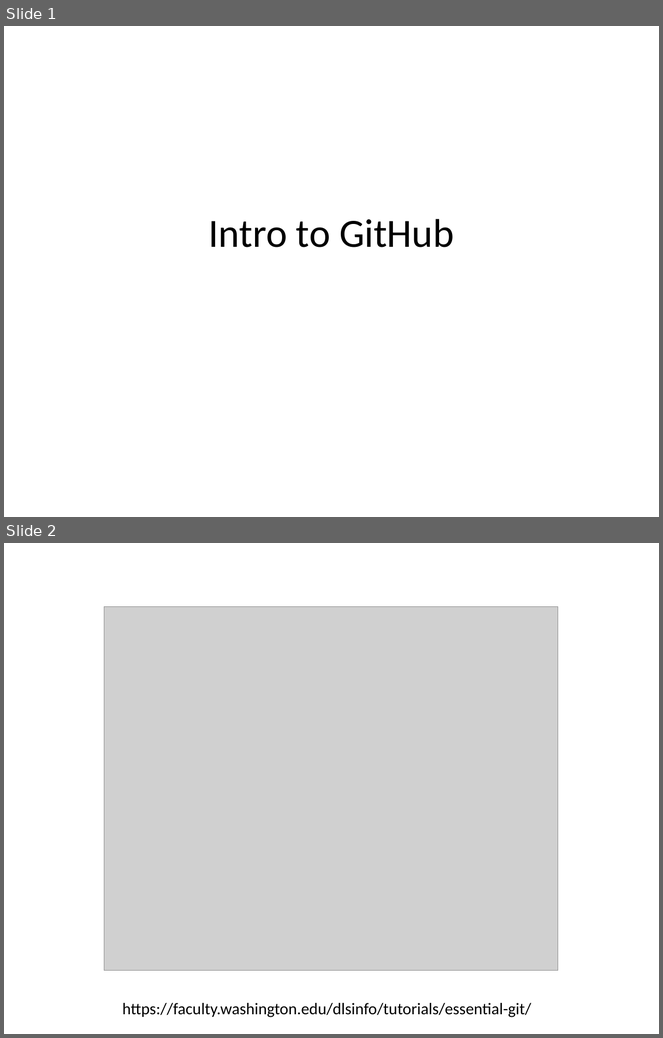
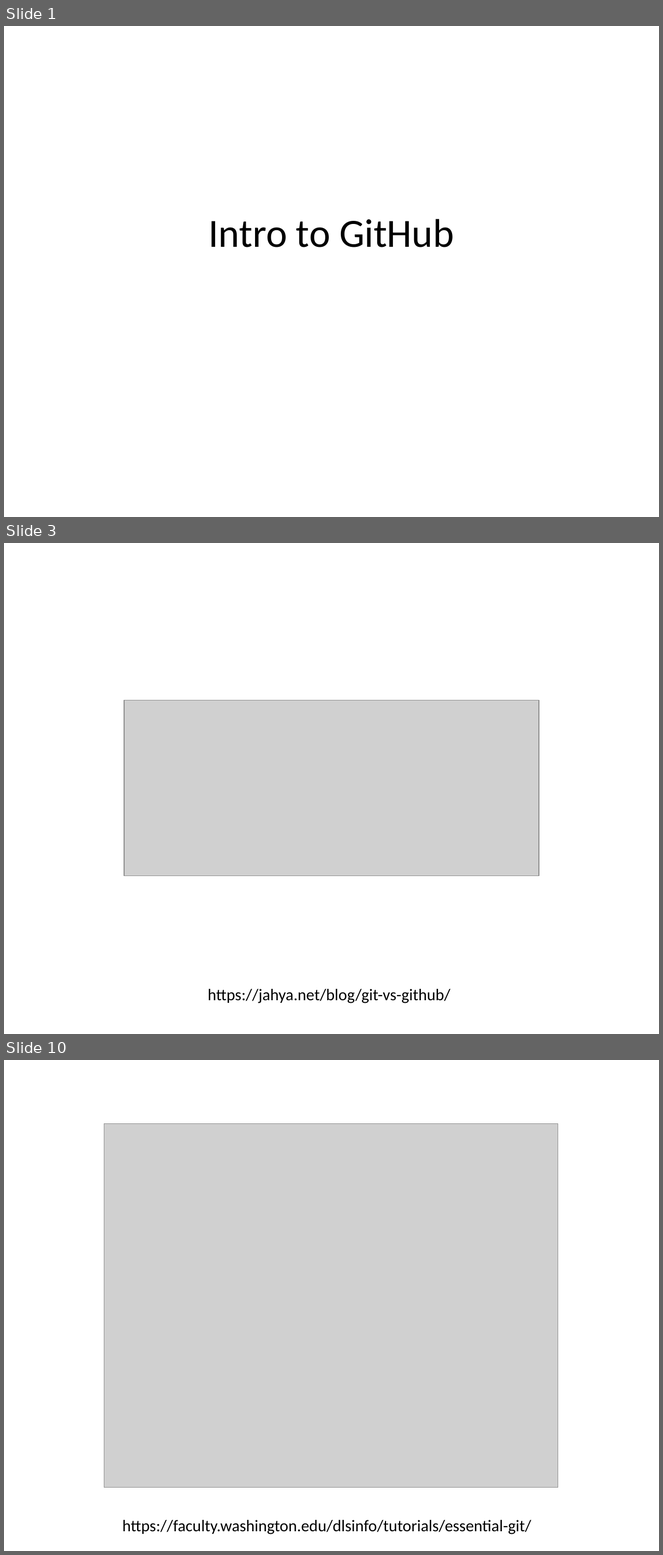
Before and after one commit to humanitiesprogramming/slides, a slide deck: 2018/misc/GitHub Intro.pptx. Shown one above the other, each under a label of ours: slides 1 and 2 before the commit, slides 1, 3 and 10 after it; the slides between them are not shown. The pictures are 663x1038 and 663x1555 pixels, drawn with LibreOffice and Linux fonts; fonts in the diff are those of the drawing; grey boxes stand for pictures. Boxes give left, top, right and bottom in pixels: in the first picture for what was removed or moved away, otherwise in the second. Text is boxed around its words. In the diff, an @@ line names an element or a change of style, - is before the commit and + after.

```diff
--- a/2018/misc/GitHub Intro.pptx
+++ b/2018/misc/GitHub Intro.pptx
@@ slide 3 added at (4, 543, 659, 1034), background #FFFFFF @@
@@ picture added at (124, 700, 539, 876) @@
@@ text added at (208, 989, 451, 1004), 18 pt, text #000000 @@
+https://jahya.net/blog/git-vs-github/
@@ what was slide 2 is now slide 10 @@
```
Also in this commit, not shown: 10 other slides added.
